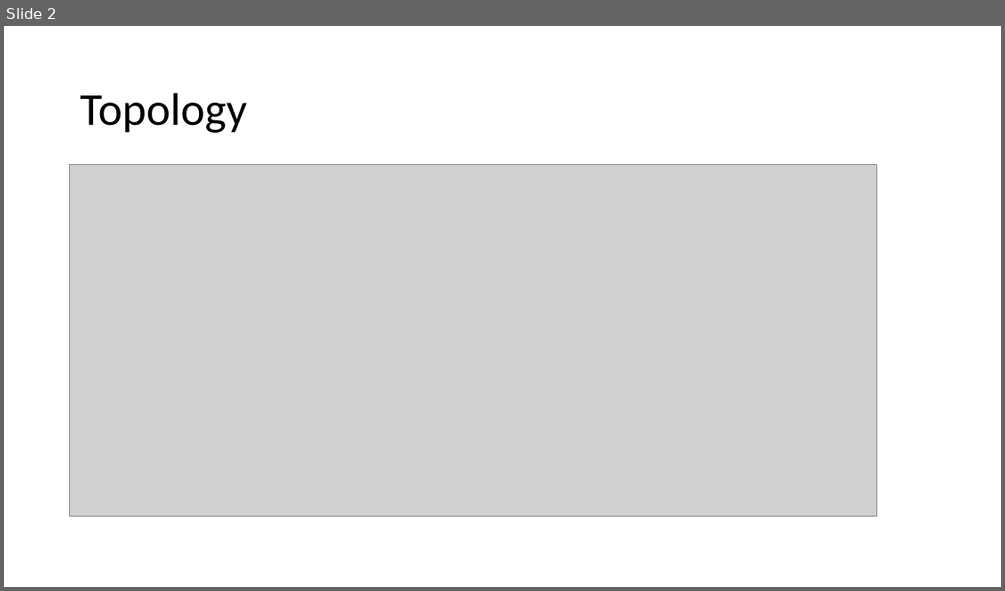
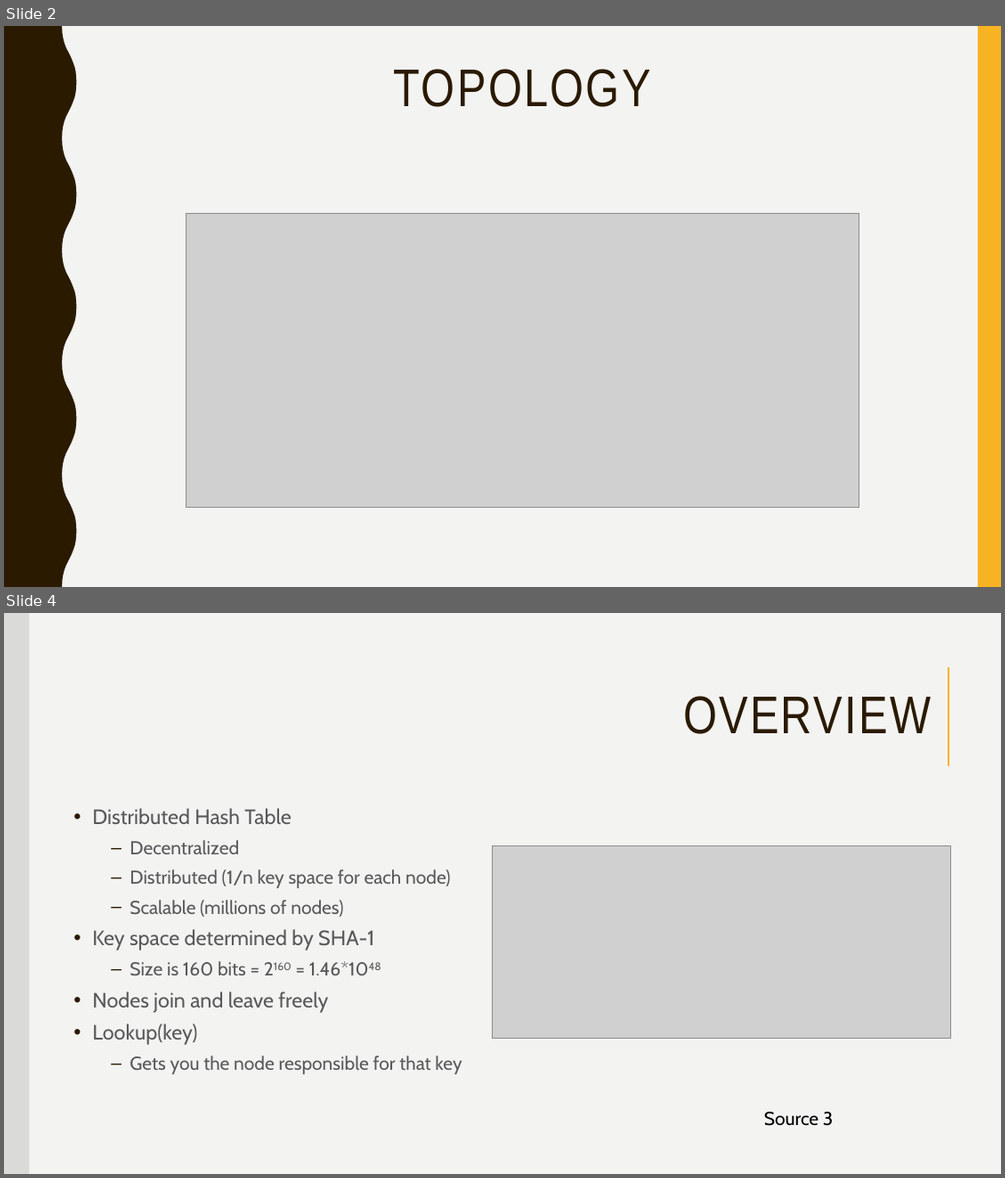
Before and after one commit to QuantamHD/routing-simulation-2, a slide deck: Chord Presentation.pptx. Shown one above the other, each under a label of ours: slide 2 before the commit, slides 2 and 4 after it; the slides between them are not shown. The pictures are 1005x591 and 1005x1178 pixels, drawn with LibreOffice and Linux fonts; fonts in the diff are those of the drawing; grey boxes stand for pictures. Boxes give left, top, right and bottom in pixels: in the first picture for what was removed or moved away, otherwise in the second. Text is boxed around its words. In the diff, an @@ line names an element or a change of style, - is before the commit and + after.

```diff
--- a/Chord Presentation.pptx
+++ b/Chord Presentation.pptx
@@ slide 4 added at box(4, 613, 1001, 1174), background #F3F3F2; not listed: 2 template elements that a slide beside it also shows @@
@@ rectangle added at box(4, 613, 1001, 1174), fill #F3F3F2 @@
@@ rectangle added at box(4, 613, 30, 1174), fill #000000 at 10% opacity @@
@@ line added from (949, 667) to (949, 766), #F8B323 1.75 pt @@
@@ title added at box(683, 696, 930, 734), 51 pt, text #2A1A00 @@
+OVERVIEW
@@ text added at box(92, 808, 461, 1074), 18 pt, text #595959 @@
+• Distributed Hash Table
+  – Decentralized
+  – Distributed (1/n key space for each node)
+  – Scalable (millions of nodes)
+• Key space determined by SHA-1
+  – Size is 160 bits = 2160 = 1.46*1048
+• Nodes join and leave freely
+• Lookup(key)
+  – Gets you the node responsible for that key
@@ picture added at box(493, 845, 951, 1038) @@
@@ text added at box(764, 1111, 833, 1126), 18 pt, text #000000 @@
+Source 3
@@ slide 2 changed as well @@
@@ background #FFFFFF to #F3F3F2 @@
@@ freeform shape added at box(4, 26, 77, 587), fill #2A1A00 @@
@@ rectangle added at box(978, 26, 1001, 587), fill #F8B323 @@
@@ title "TOPOLOGY" at box(394, 69, 651, 107): vertical alignment middle to top @@
@@ title at box(394, 69, 651, 107): text changed; size 44 to 51 pt; font Calibri to Arial Narrow; text colour #000000 to #2A1A00 @@
-Topology
+TOPOLOGY
@@ picture: place and size @@
-picture at box(70, 164, 877, 516)
+picture at box(186, 213, 859, 507)
```
Also in this commit, not shown: 7 other slides changed, 3 other slides added, 2 slides removed.
